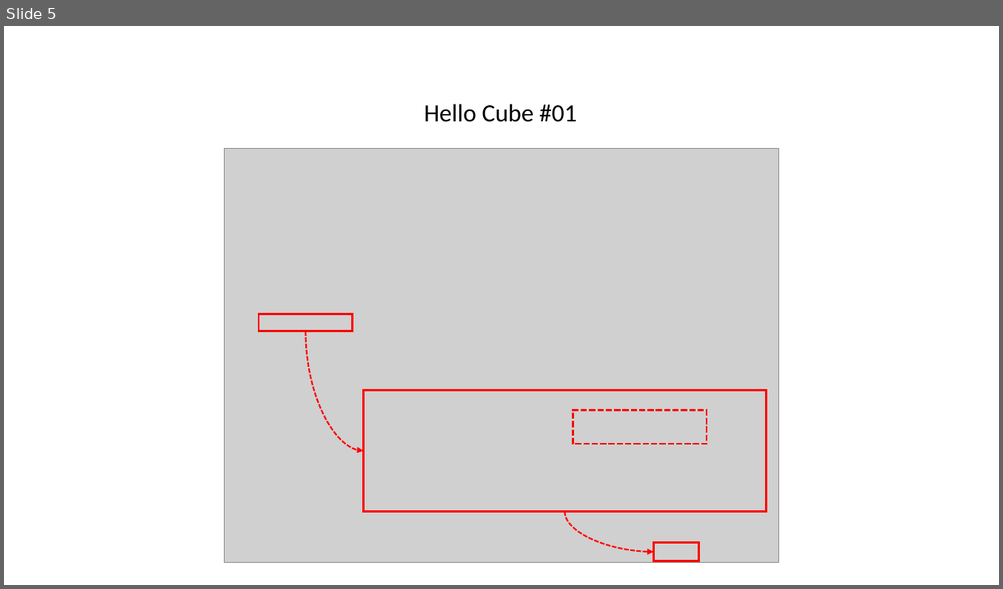
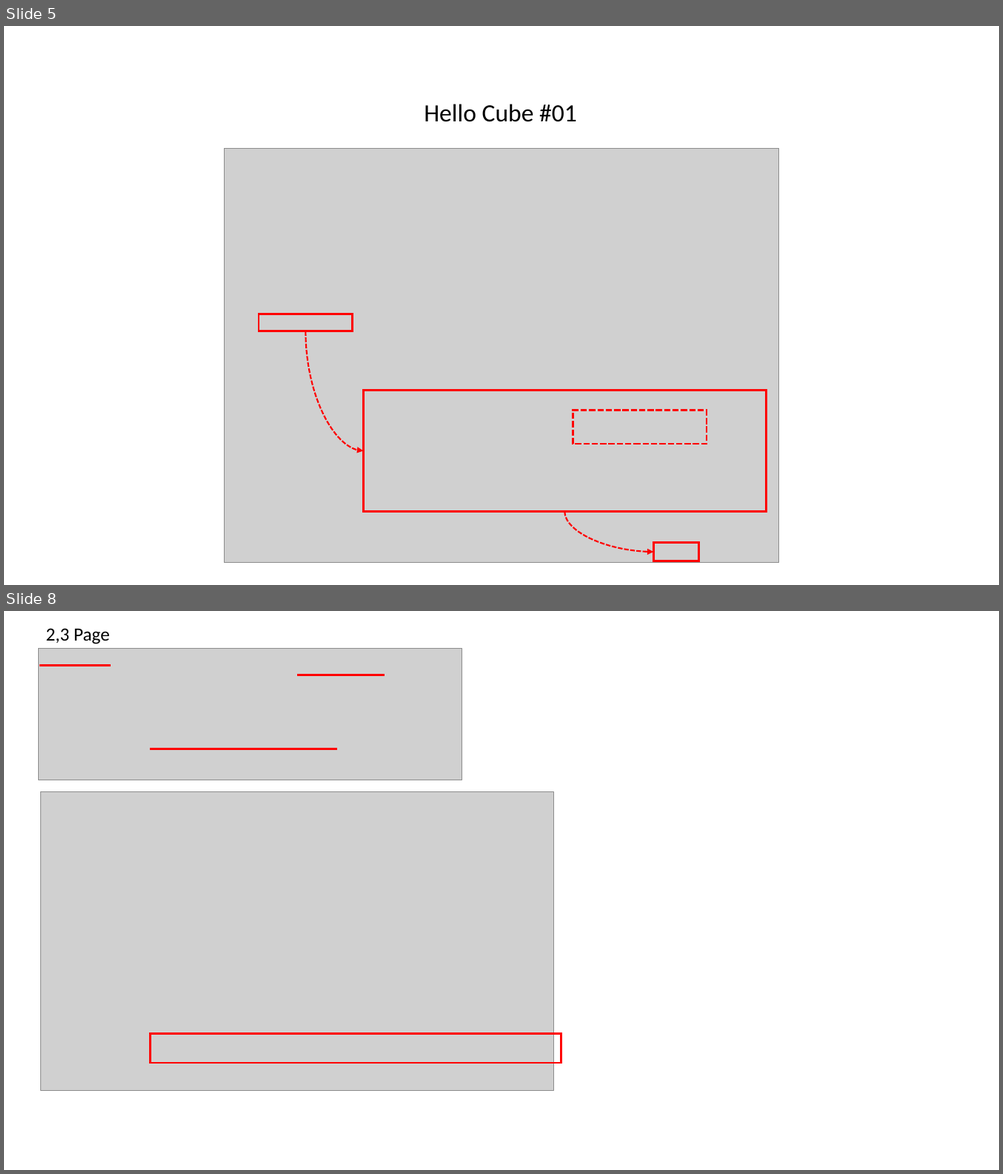
Before and after one commit to gtuja/CSC_MS, a slide deck: Resources/Part1/Part1_Resources.pptx. Shown one above the other, each under a label of ours: slide 5 before the commit, slides 5 and 8 after it; the slides between them are not shown. The pictures are 1003x589 and 1003x1174 pixels, drawn with LibreOffice and Linux fonts; fonts in the diff are those of the drawing; grey boxes stand for pictures. Boxes give left, top, right and bottom in pixels: in the first picture for what was removed or moved away, otherwise in the second. Text is boxed around its words. In the diff, an @@ line names an element or a change of style, - is before the commit and + after.

```diff
--- a/Resources/Part1/Part1_Resources.pptx
+++ b/Resources/Part1/Part1_Resources.pptx
@@ slide 8 added at [4,611,999,1170], background #FFFFFF @@
@@ text added at [46,628,110,644], 18 pt, text #000000 @@
+2,3 Page
@@ picture added at [38,649,462,780] @@
@@ line added from (39, 666) to (111, 666), #FF0000 2.25 pt @@
@@ line added from (297, 675) to (384, 675), #FF0000 2.25 pt @@
@@ line added from (151, 749) to (338, 749), #FF0000 2.25 pt @@
@@ picture added at [40,792,553,1091] @@
@@ rectangle added at [151,1034,561,1064], outline #FF0000 2 pt @@
```
Also in this commit, not shown: 3 other slides added, 5 other files.
